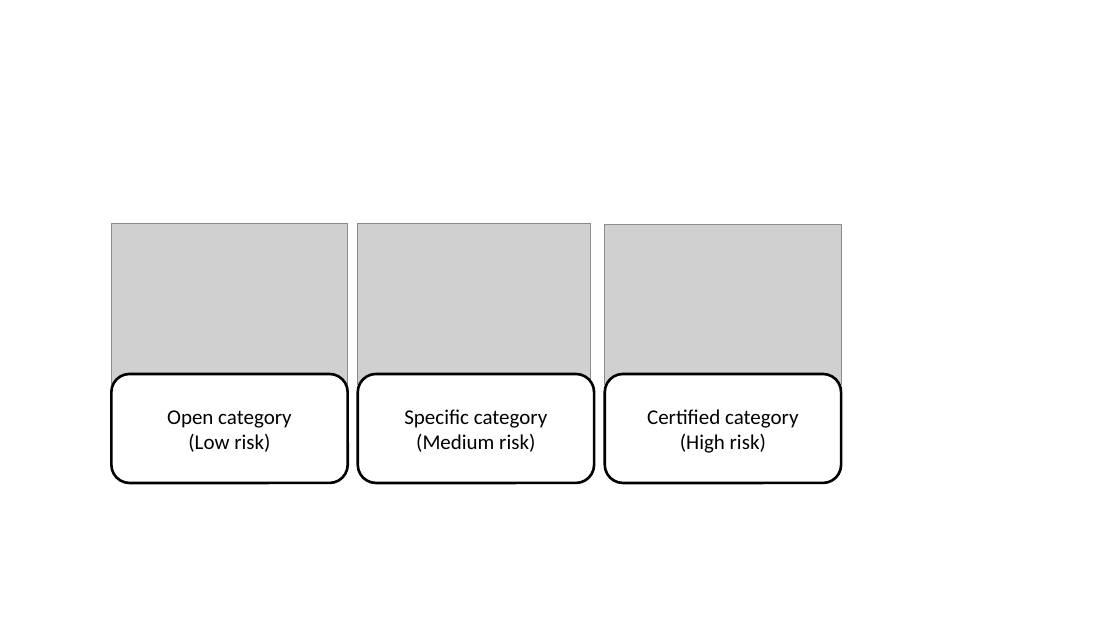
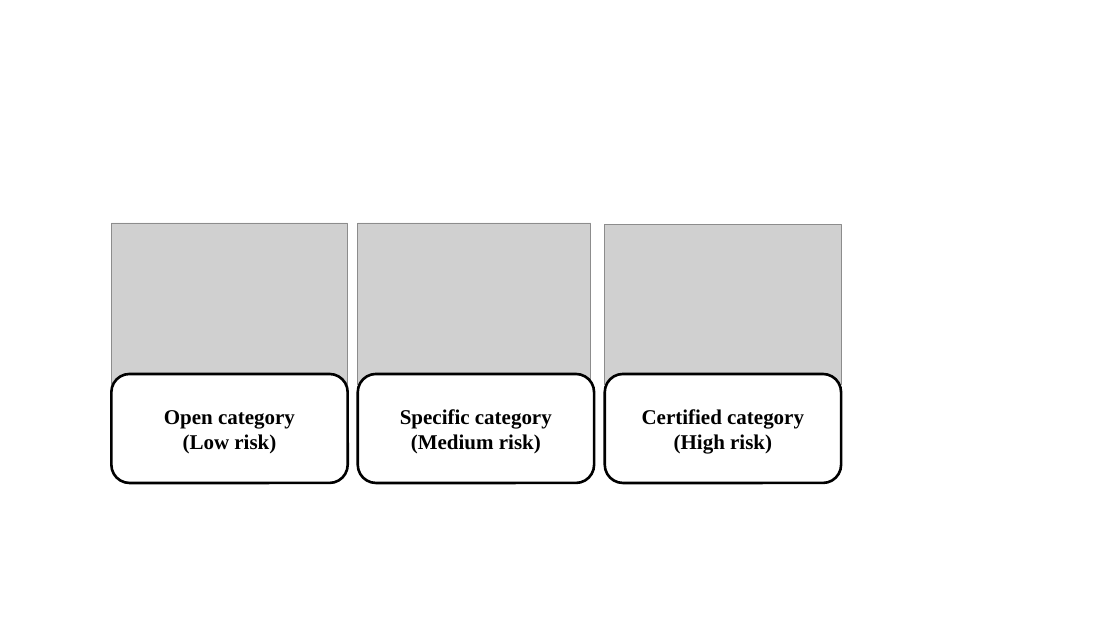
Before and after one commit to ductran1503/ExSORA1, a slide deck: slide 3 of Extension of SORA method to Cyber Security of Unmanned Aircraft System/image/slides.pptx. Drawn at 1120x630 pixels with LibreOffice and Linux fonts; fonts in the diff are those of the drawing; grey boxes stand for pictures. Boxes give left, top, right and bottom in pixels: in the first picture for what was removed or moved away, otherwise in the second. Text is boxed around its words. In the diff, an @@ line names an element or a change of style, - is before the commit and + after.

Commit message:
fix plan de develop, schema Ex1, 3 category

```diff
--- a/Extension of SORA method to Cyber Security of Unmanned Aircraft System/image/slides.pptx
+++ b/Extension of SORA method to Cyber Security of Unmanned Aircraft System/image/slides.pptx
@@ font Calibri to Times New Roman, bold on in 3 elements at (x1=112, y1=374, x2=348, y2=483), (x1=358, y1=374, x2=594, y2=483), (x1=605, y1=374, x2=841, y2=483) @@
```
Also in this commit, not shown: 2 other slides changed, 6 other files.
